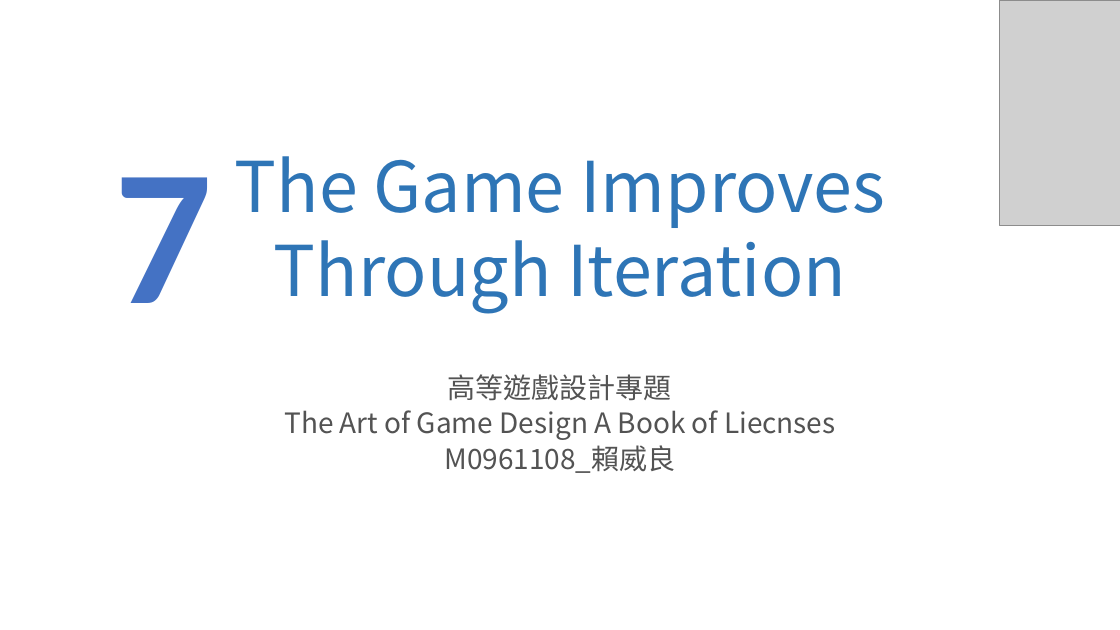
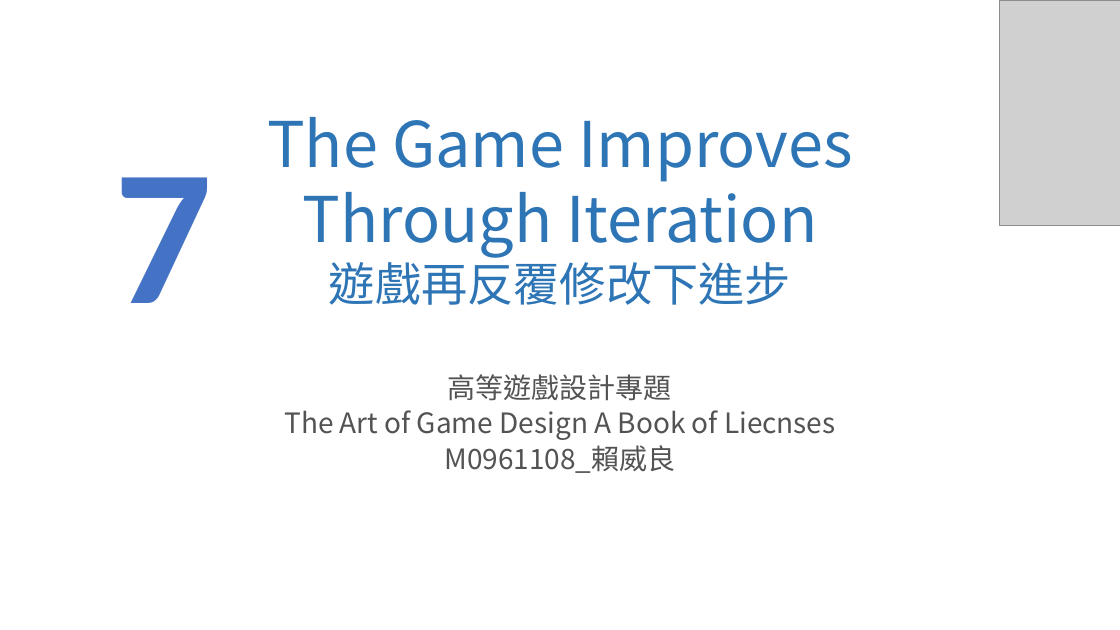
Before and after one commit to WilionLai/website, a slide deck: slide 1 of doc/0401.pptx. Drawn at 1120x630 pixels with LibreOffice and Linux fonts; fonts in the diff are those of the drawing; grey boxes stand for pictures; background and template pictures are left out. Boxes give left, top, right and bottom in pixels: in the first picture for what was removed or moved away, otherwise in the second. Text is boxed around its words. In the diff, an @@ line names an element or a change of style, - is before the commit and + after.

Commit message:
add title

```diff
--- a/doc/0401.pptx
+++ b/doc/0401.pptx
@@ title at [267, 117, 852, 305]: text changed; size 60 to 54 pt @@
-The Game Improves
-Through Iteration
+The Game Improves
+Through Iteration
+遊戲再反覆修改下進步
```
